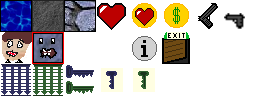
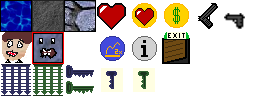
Comparing the layer stacks of the two w=256, h=96 images. Changes:
painted on "Pozadí" over (x1=100, y1=36, x2=125, y2=61)
